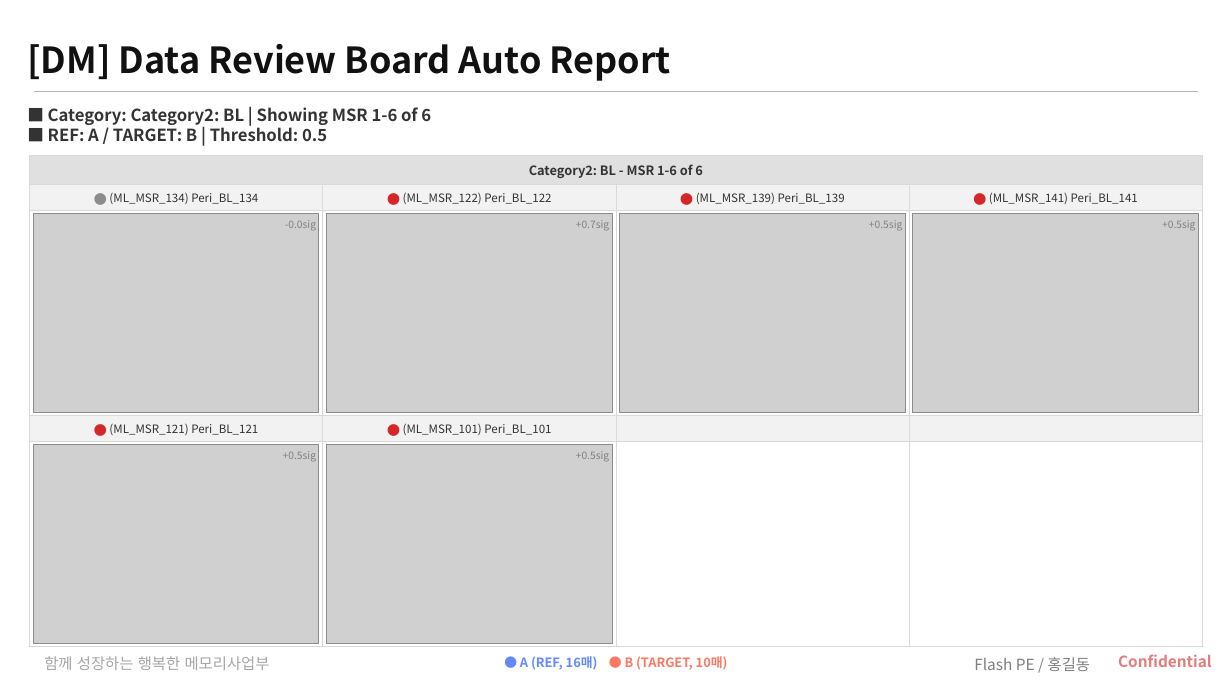
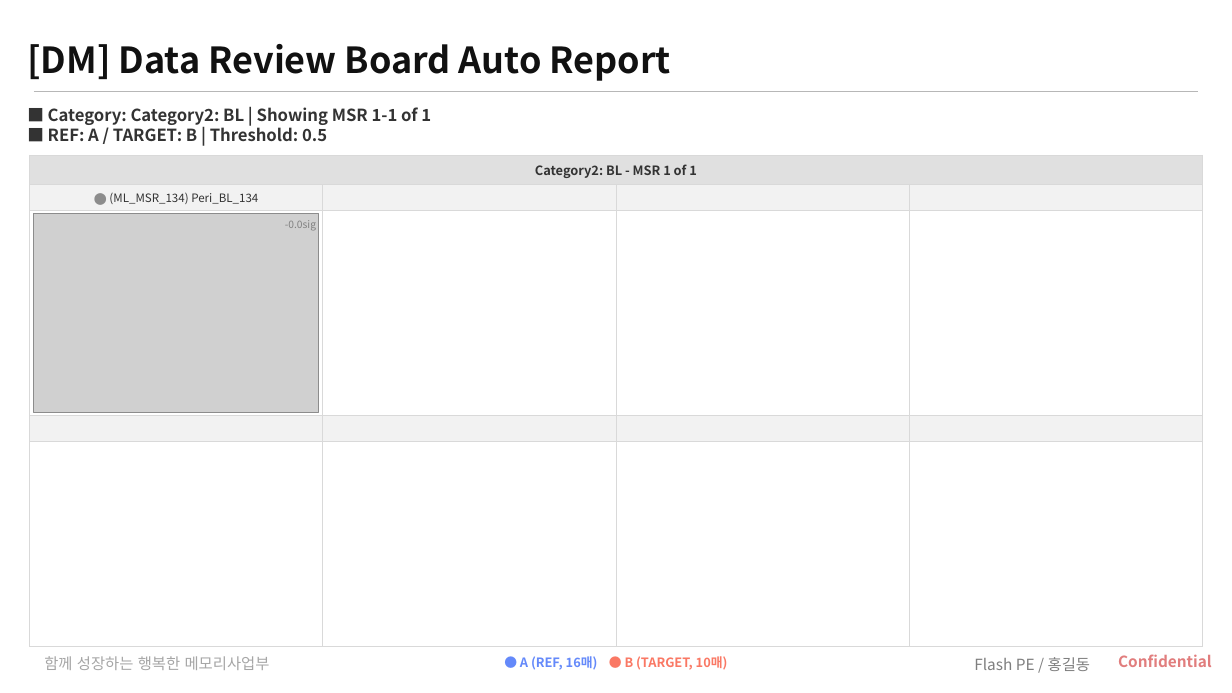
Before and after one commit to parktj4264/DRB-Code, a slide deck: slide 5 of output/sigma_summary_latest.pptx. Drawn at 1232x693 pixels with LibreOffice and Linux fonts; fonts in the diff are those of the drawing; grey boxes stand for pictures; background and template pictures are left out. Boxes give left, top, right and bottom in pixels: in the first picture for what was removed or moved away, otherwise in the second. Text is boxed around its words. In the diff, an @@ line names an element or a change of style, - is before the commit and + after.

```diff
--- a/output/sigma_summary_latest.pptx
+++ b/output/sigma_summary_latest.pptx
@@ text at bbox=[48, 107, 431, 125]: text changed @@
-■ Category: Category2: BL | Showing MSR 1-6 of 6
+■ Category: Category2: BL | Showing MSR 1-1 of 1
@@ table at bbox=[30, 155, 1202, 647] @@
-row 1, column 1: Category2: BL - MSR 1-6 of 6
+row 1, column 1: Category2: BL - MSR 1 of 1
@@ text removed at bbox=[403, 192, 551, 204] @@
-⬤ (ML_MSR_122) Peri_BL_122
@@ text removed at bbox=[696, 192, 845, 204] @@
-⬤ (ML_MSR_139) Peri_BL_139
@@ text removed at bbox=[989, 192, 1138, 204] @@
-⬤ (ML_MSR_141) Peri_BL_141
@@ picture removed at bbox=[326, 213, 612, 412] @@
@@ text removed at bbox=[576, 220, 609, 231] @@
-+0.7sig
@@ picture removed at bbox=[620, 213, 906, 412] @@
@@ text removed at bbox=[869, 220, 902, 231] @@
-+0.5sig
@@ picture removed at bbox=[913, 213, 1199, 412] @@
@@ text removed at bbox=[1162, 220, 1195, 231] @@
-+0.5sig
@@ picture removed at bbox=[33, 445, 319, 643] @@
@@ text removed at bbox=[109, 423, 258, 435] @@
-⬤ (ML_MSR_121) Peri_BL_121
@@ picture removed at bbox=[326, 445, 612, 643] @@
@@ text removed at bbox=[403, 423, 551, 435] @@
-⬤ (ML_MSR_101) Peri_BL_101
@@ text removed at bbox=[283, 451, 316, 462] @@
-+0.5sig
@@ text removed at bbox=[576, 451, 609, 462] @@
-+0.5sig
```
Also in this commit, not shown: 3 other slides changed, 1 slide removed, 19 other files.
